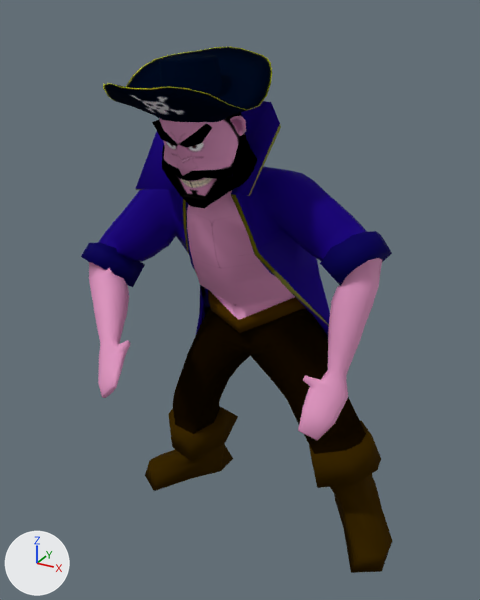
One commit to the OBJ model assets/Animacion/Pirata/Celebracion/PirataCelebracion_000156.obj: the scene before it, then after it.
Rendered twice from a camera (50 mm lens) standing at (3.68, -7.3, 7.15) and looking at (-0.26, -0.14, 3.57). The lights are fixed; the arrows at lower left show +X, +Y and +Z. Where no turn or scale is listed for an object, it has been applied to the vertices.

The first picture shows 'Pirata_PirataH'.
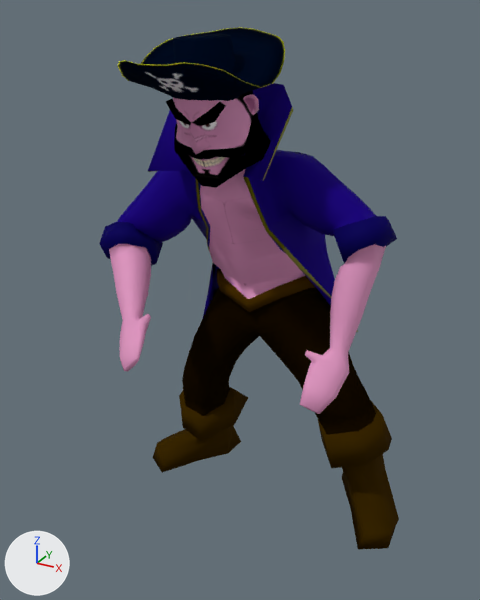
What differs and where, as boxes (x1, y1, x2, y2) in the pictures (480 x 600 px; the box of a moved part takes in the faces that stretch with it):
'Pirata_PirataH', reshaped
    before: (81, 46, 393, 573)
    after: (99, 27, 399, 549)
part 1 of me_pirata_piratah, moved or reshaped
    before: (103, 46, 272, 123)
    after: (118, 27, 285, 101)
part 2 of me_pirata_piratah, moved or reshaped
    before: (81, 101, 393, 573)
    after: (99, 83, 399, 549)

What the commit changed:
me_pirata_piratah is used by ob_pirata_piratah; location (0.0, 0.0, 0.0).
me_pirata_piratah had 1340 vertices, 1341 faces and spanned x -2.37..2.09, y -2.25..1.4, z 0.07..6.73.
me_pirata_piratah now has 1340 vertices, 1341 faces and spans x -2.45..2.03, y -1.82..1.94, z 0.0..6.93.
me_pirata_piratah part 1: the loose piece of 216 vertices spanning x -1.43..0.42, y -1.86..0.05, z 5.84..6.73 is scaled about its middle by 1.04, then moved by (-0.11, 0.47, 0.18).
me_pirata_piratah part 2: 1124 of 1340 vertices moved; they spanned x -2.37..2.09, y -2.25..1.4, z 0.07..6.47 and now span x -2.45..2.03, y -1.82..1.94, z 0.0..6.66; mean shift (-0.1, 0.49, 0.1); largest move (0.04, -0.32, 4.33) -> (-0.13, 0.31, 4.46).
